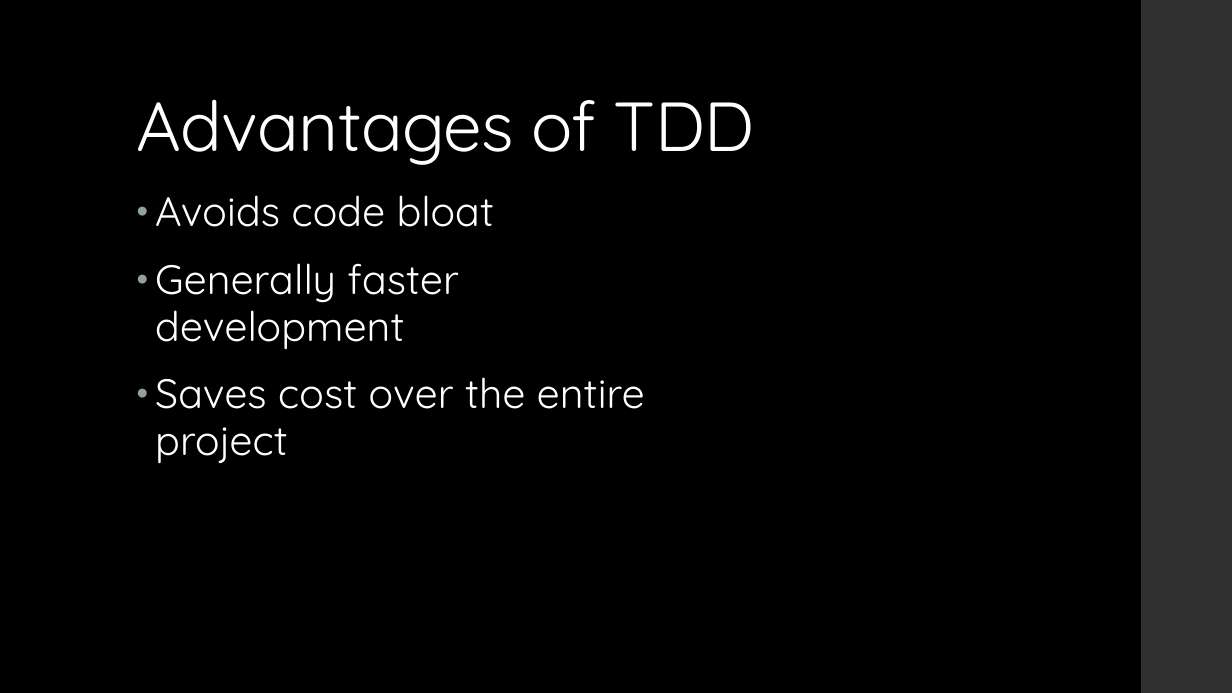
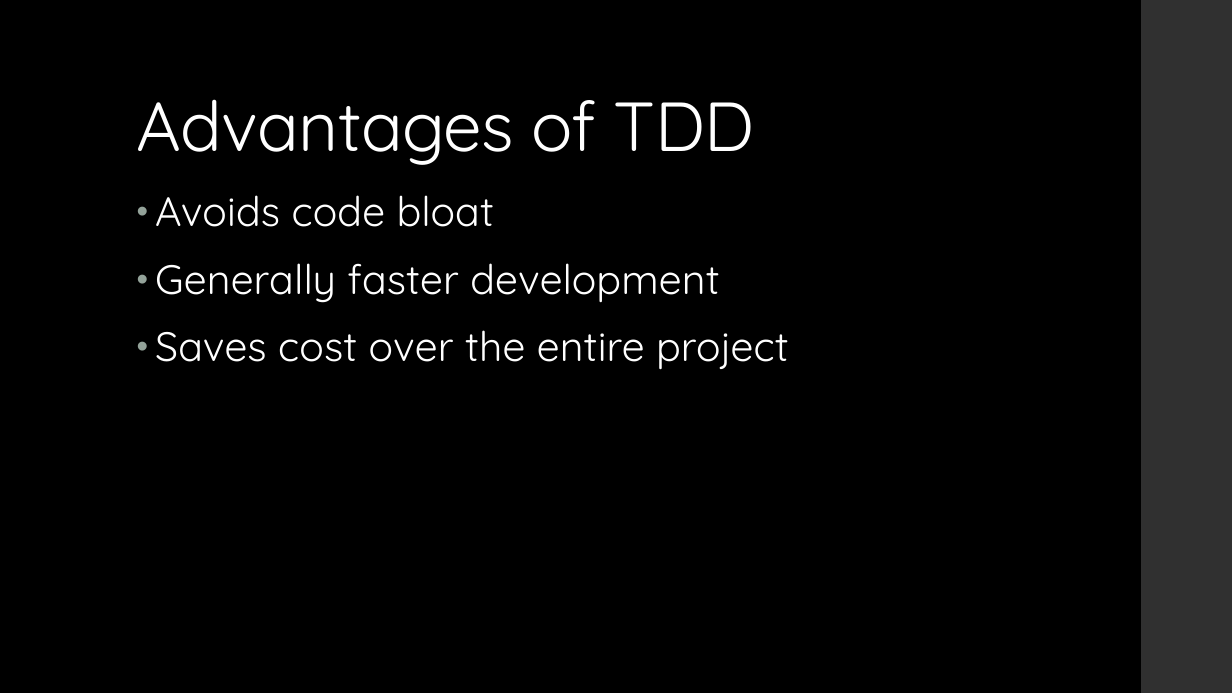
Before and after one commit to ckiefriter1/PT-BESD, a slide deck: slide 4 of Week12/Week 12 - 02. Test-Driven Development.pptx. Drawn at 1232x693 pixels with LibreOffice and Linux fonts; fonts in the diff are those of the drawing. Boxes give left, top, right and bottom in pixels: in the first picture for what was removed or moved away, otherwise in the second. Text is boxed around its words. In the diff, an @@ line names an element or a change of style, - is before the commit and + after.

```diff
--- a/Week12/Week 12 - 02. Test-Driven Development.pptx
+++ b/Week12/Week 12 - 02. Test-Driven Development.pptx
@@ text "Avoids code bloat" rewrapped from [155, 195, 645, 464] to [155, 195, 789, 370] @@
```
Also in this commit, not shown: 1 other slide changed, 3 other files.
